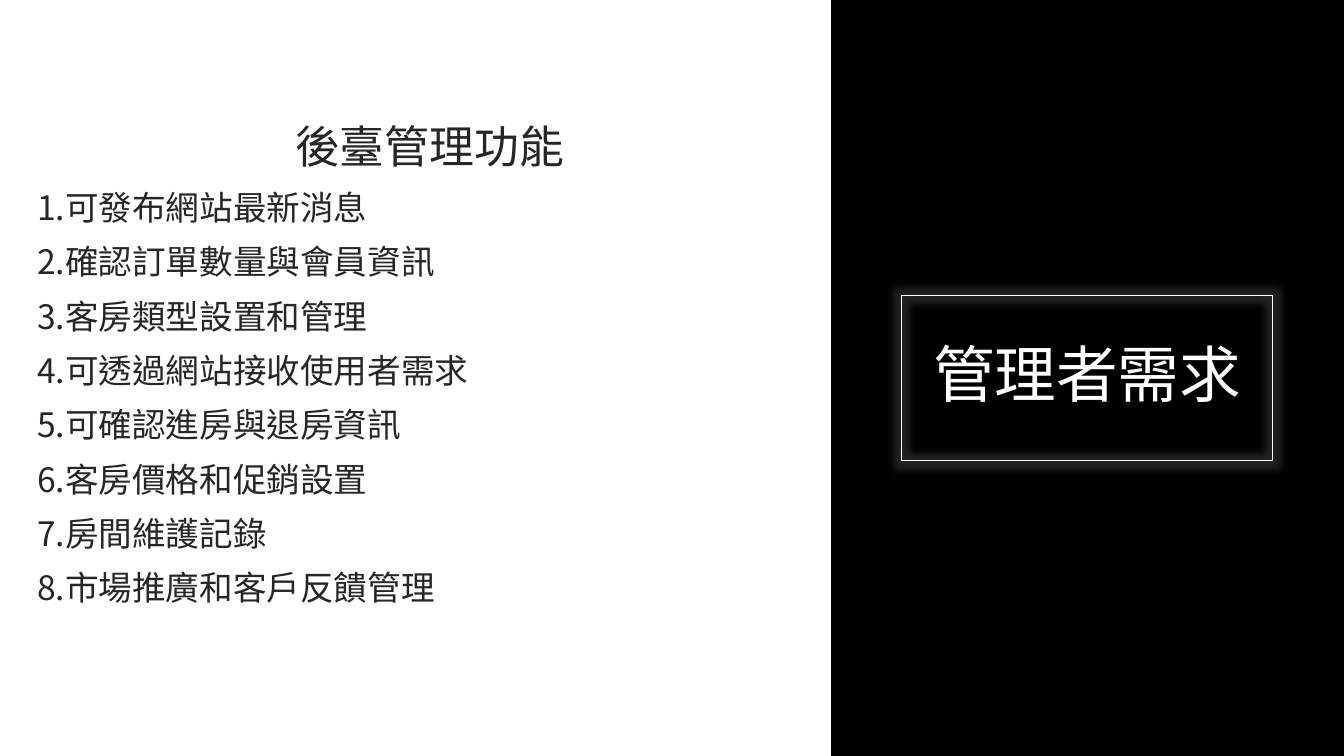
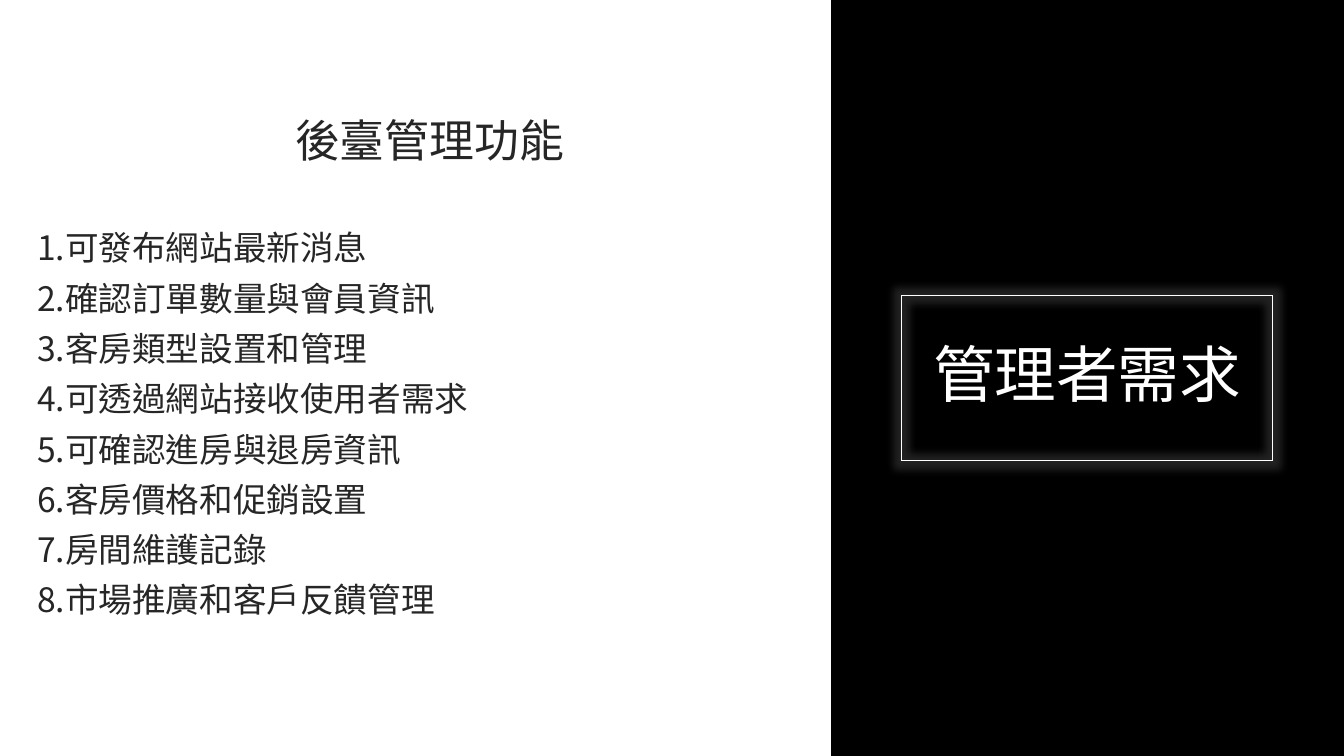
Before and after one commit to WeiHsuanLai/Taishan, a slide deck: slide 6 of 無人自助旅店期初報告.pptx. Drawn at 1344x756 pixels with LibreOffice and Linux fonts; fonts in the diff are those of the drawing. Boxes give left, top, right and bottom in pixels: in the first picture for what was removed or moved away, otherwise in the second. Text is boxed around its words. In the diff, an @@ line names an element or a change of style, - is before the commit and + after.

```diff
--- a/無人自助旅店期初報告.pptx
+++ b/無人自助旅店期初報告.pptx
@@ text "後臺管理功能" at <box>37,119,564,615</box>: line spacing 1 to 0.9 @@
```
Also in this commit, not shown: 4 slides added, 1 other file.
